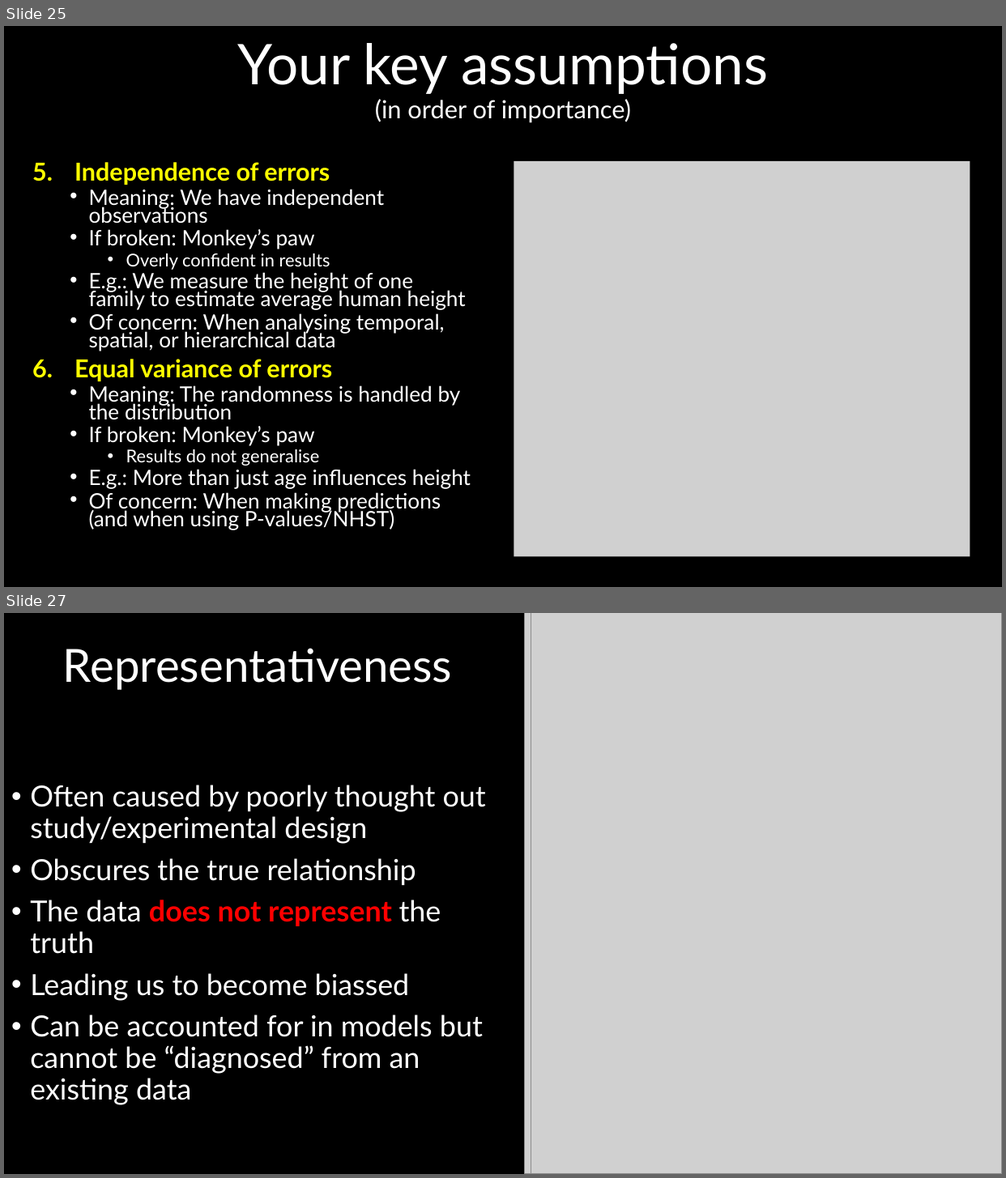
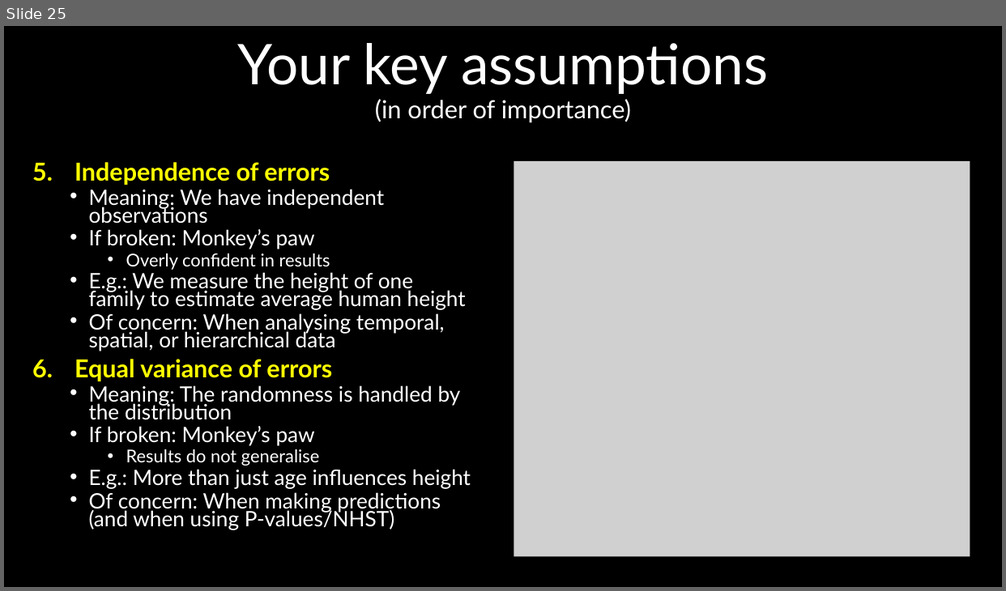
Before and after one commit to DeonRoos/stats-for-biologists, a slide deck: Lectures/Lecture 01.2 Introduction to linear models.pptx. Shown one above the other, each under a label of ours: slides 25 and 27 before the commit, slide 25 after it; the slides between them are not shown. The pictures are 1006x1178 and 1006x591 pixels, drawn with LibreOffice and Linux fonts; fonts in the diff are those of the drawing; grey boxes stand for pictures. Boxes give left, top, right and bottom in pixels: in the first picture for what was removed or moved away, otherwise in the second. Text is boxed around its words. In the diff, an @@ line names an element or a change of style, - is before the commit and + after.

```diff
--- a/Lectures/Lecture 01.2 Introduction to linear models.pptx
+++ b/Lectures/Lecture 01.2 Introduction to linear models.pptx
@@ slide 27 removed at <box>4,613,1002,1174</box>, background #000000 @@
@@ picture removed at <box>524,613,1002,1174</box> @@
@@ picture removed at <box>531,613,1002,1174</box> @@
@@ title removed at <box>63,648,453,690</box> @@
-Representativeness
@@ text removed at <box>30,785,486,1105</box> @@
-• Often caused by poorly thought out study/experimental design
-• Obscures the true relationship
-• The data does not represent the truth
-• Leading us to become biassed
-• Can be accounted for in models but cannot be “diagnosed” from an existing data
```
Also in this commit, not shown: 7 slides changed, 4 slides added, 6 other slides removed, 12 other files.
